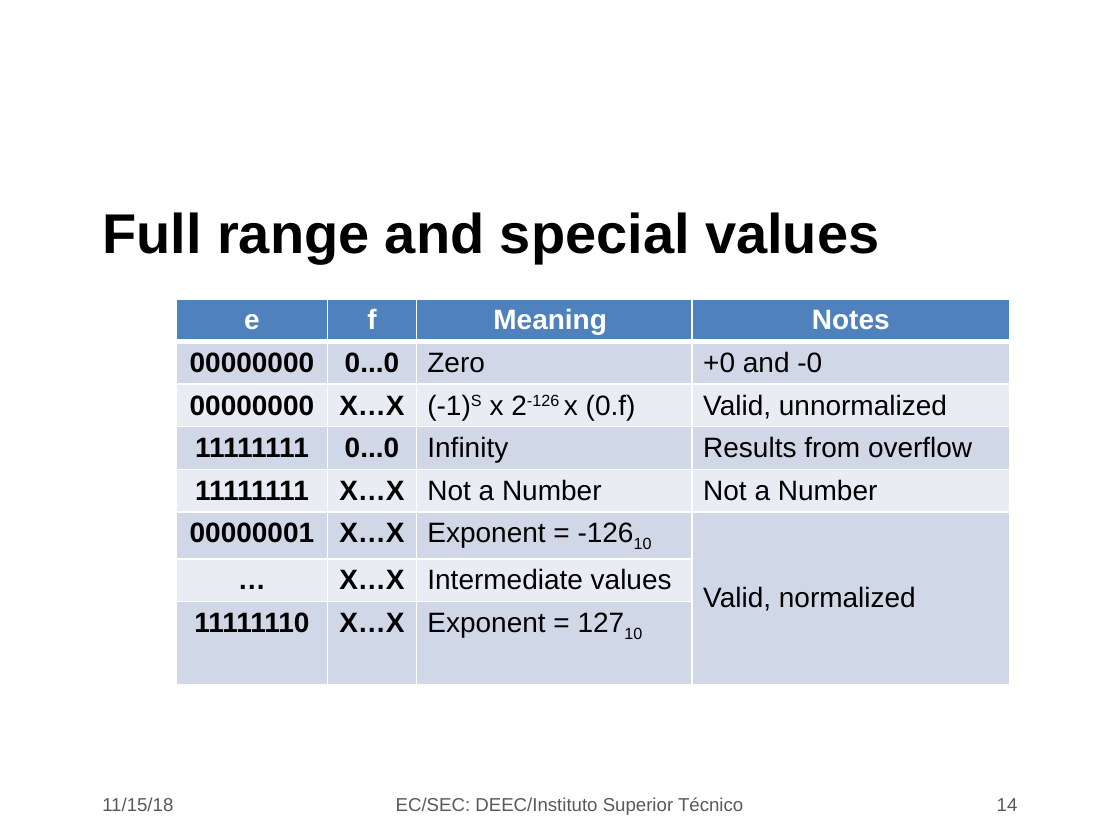
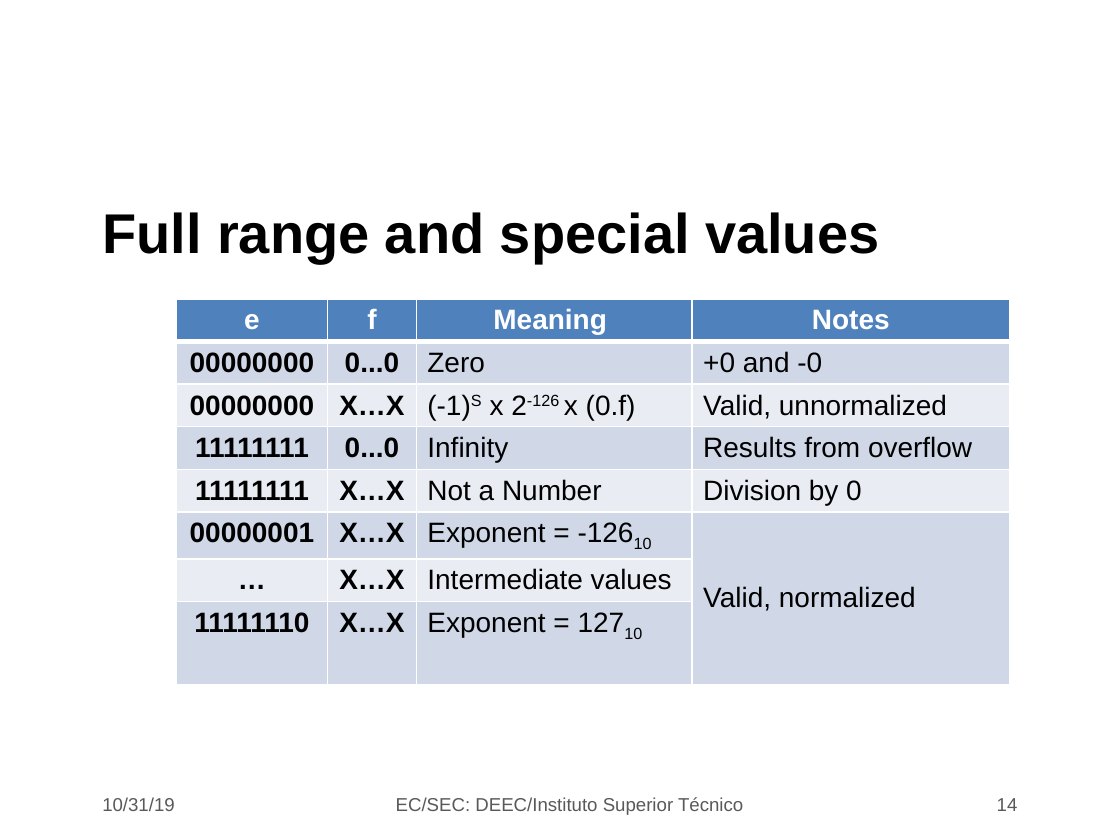
Before and after one commit to jjts/ist-sec, a slide deck: slide 14 of lectures/l15_fixed_float_point/l15.odp. Drawn at 1120x840 pixels with LibreOffice and Linux fonts; fonts in the diff are those of the drawing; background and template pictures are left out. Boxes give left, top, right and bottom in pixels: in the first picture for what was removed or moved away, otherwise in the second. Text is boxed around its words. In the diff, an @@ line names an element or a change of style, - is before the commit and + after.

```diff
--- a/lectures/l15_fixed_float_point/l15.odp
+++ b/lectures/l15_fixed_float_point/l15.odp
@@ table at box(176, 299, 1009, 684) @@
-row 5, column 4: Not a Number
+row 5, column 4: Division by 0
@@ text at box(102, 797, 175, 811): text changed @@
-11/15/18
+10/31/19
```
Also in this commit, not shown: 23 other slides changed, 1 other file.
